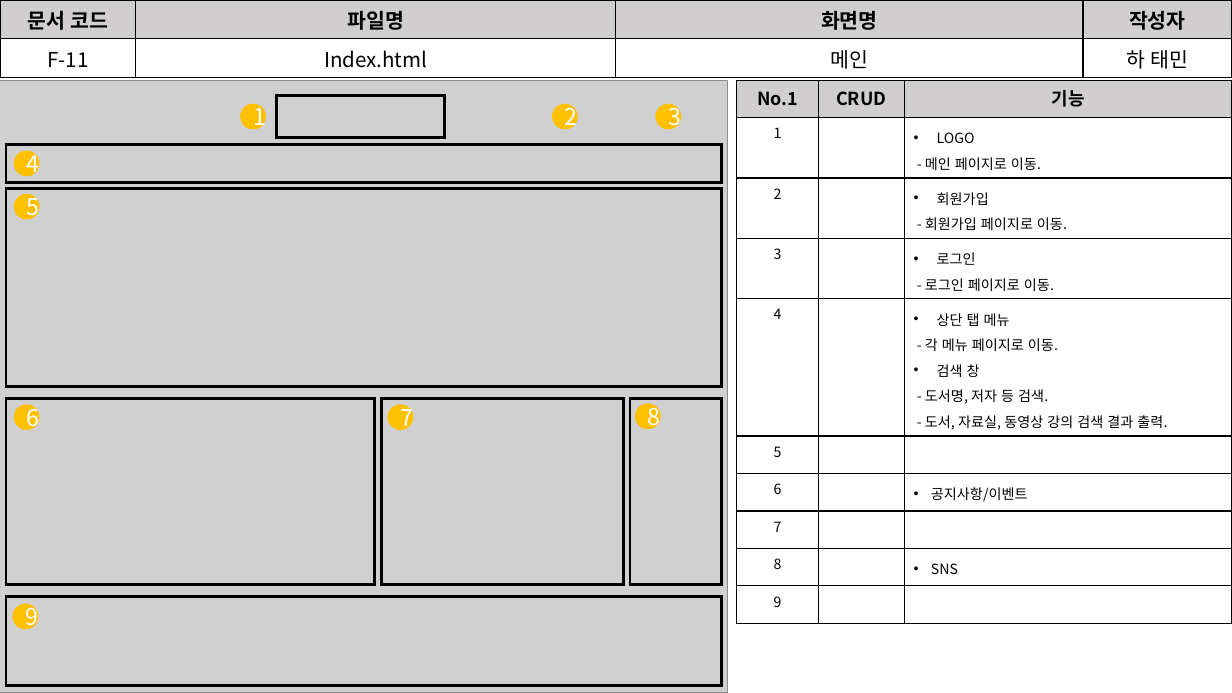
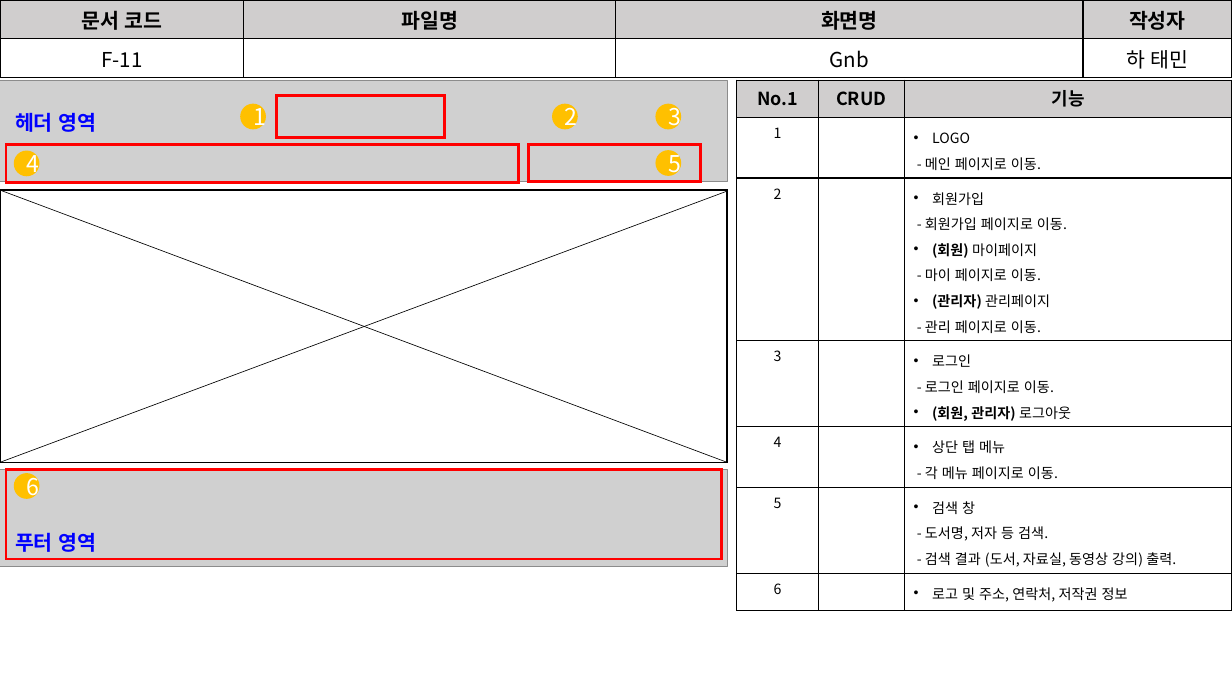
Before and after one commit to David-Ha-1217/Publisher_Portfolio, a slide deck: slide 6 of Documents/화면설계서.pptx. Drawn at 1232x693 pixels with LibreOffice and Linux fonts; fonts in the diff are those of the drawing; grey boxes stand for pictures. Boxes give left, top, right and bottom in pixels: in the first picture for what was removed or moved away, otherwise in the second. Text is boxed around its words. In the diff, an @@ line names an element or a change of style, - is before the commit and + after.

```diff
--- a/Documents/화면설계서.pptx
+++ b/Documents/화면설계서.pptx
@@ table at [0,0,1232,75] @@
-row 2, column 2: Index.html
+row 2, column 2: 
-row 2, column 3: 메인
+row 2, column 3: Gnb
@@ picture: place and size @@
-picture at [0,80,727,693]
+picture at [0,80,727,182]
@@ table at [738,80,1232,606] @@
-row 3: 2 |  | 회원가입 / - 회원가입 페이지로 이동.
-row 4: 3 |  | 로그인 / - 로그인 페이지로 이동.
-row 5: 4 |  | 상단 탭 메뉴 / - 각 메뉴 페이지로 이동. / 검색 창 / - 도서명, 저자 등 검색. / - 도서, 자료실, 동영상 강의 검색 결과 출력.
-row 6: 5 |  | 
-row 7: 6 |  | 공지사항/이벤트
-row 8: 7 |  | 
-row 9: 8 |  | SNS
-row 10: 9 |  | 
+row 3: 2 |  | 회원가입 / - 회원가입 페이지로 이동. / (회원) 마이페이지 / - 마이 페이지로 이동. / (관리자) 관리페이지 / - 관리 페이지로 이동.
+row 4: 3 |  | 로그인 / - 로그인 페이지로 이동. / (회원, 관리자) 로그아웃
+row 5: 4 |  | 상단 탭 메뉴 / - 각 메뉴 페이지로 이동.
+row 6: 5 |  | 검색 창 / - 도서명, 저자 등 검색. / - 검색 결과 (도서, 자료실, 동영상 강의) 출력.
+row 7: 6 |  | 로고 및 주소, 연락처, 저작권 정보
@@ text added at [15,113,96,132], 16 pt, text #0000FF, bold @@
+헤더 영역
@@ rectangle: place and size @@
-rectangle at [6,145,721,182]
+rectangle at [6,145,518,182]
@@ rectangle added at [529,144,701,181], outline #FF0000 2.25 pt @@
@@ ellipse "5": place and size @@
-ellipse "5" at [14,194,40,220]
+ellipse "5" at [655,151,681,177]
@@ rectangle: place and size @@
-rectangle at [6,189,721,386]
+rectangle at [0,190,727,463]
@@ rectangle at [0,190,727,463]: outline #000000 2.25 pt to #000000 1 pt @@
@@ line added from (0, 190) to (727, 462), #000000 0.5 pt @@
@@ line added from (0, 462) to (727, 191), #000000 0.5 pt @@
@@ rectangle removed at [6,398,374,584] @@
@@ rectangle removed at [382,398,624,584] @@
@@ ellipse removed at [388,405,414,431] @@
-7
@@ rectangle removed at [630,398,722,584] @@
@@ ellipse removed at [635,404,661,430] @@
-8
@@ picture added at [0,470,727,567] @@
@@ outline #000000 2.25 pt to #FF0000 2.25 pt in 3 elements at [276,96,445,138], [6,145,518,182], [6,470,721,559] @@
@@ rectangle: place and size @@
-rectangle at [6,596,721,686]
+rectangle at [6,470,721,559]
@@ ellipse "6": place and size @@
-ellipse "6" at [14,405,40,431]
+ellipse "6" at [14,473,40,499]
@@ text added at [15,532,96,552], 16 pt, text #0000FF, bold @@
+푸터 영역
@@ ellipse removed at [13,604,39,629] @@
-9
```
Also in this commit, not shown: 9 other slides changed, 4 slides added, 1 slide removed, 5 other files.
